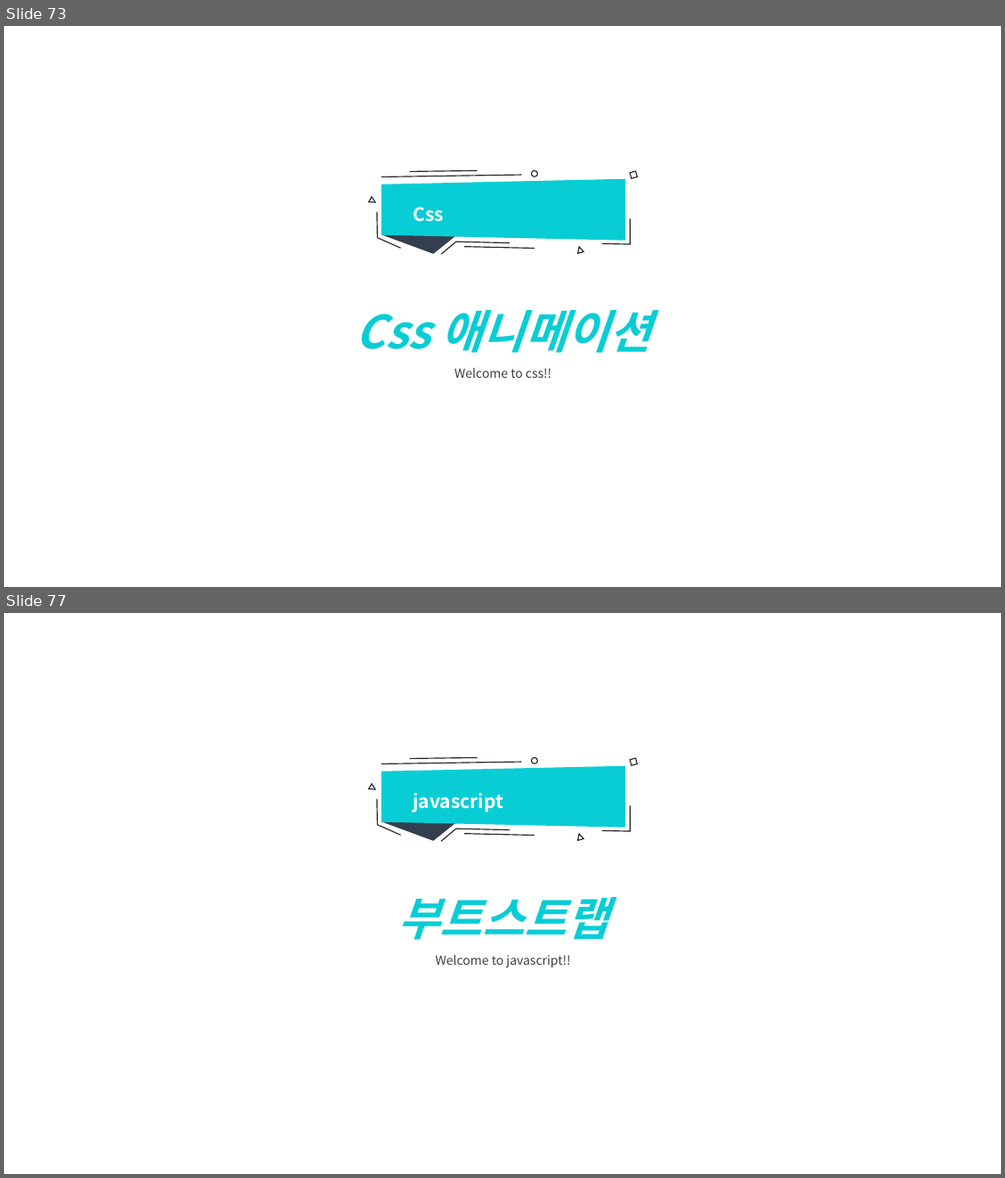
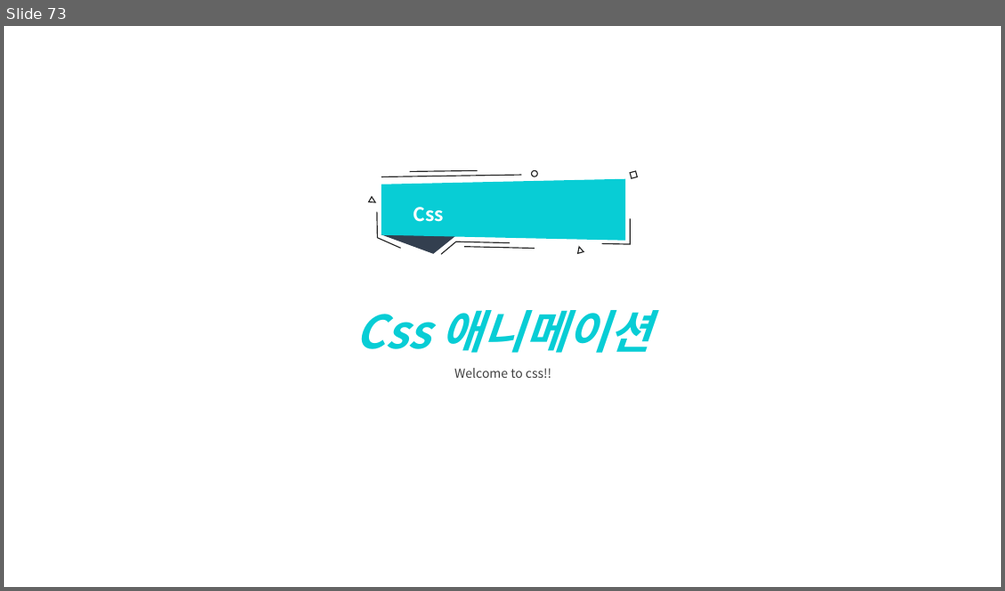
Before and after one commit to sumn-2020/lecture, a slide deck: 강의자료_v3.pptx. Shown one above the other, each under a label of ours: slides 73 and 77 before the commit, slide 73 after it; the slides between them are not shown. The pictures are 1005x1178 and 1005x591 pixels, drawn with LibreOffice and Linux fonts; fonts in the diff are those of the drawing. Boxes give left, top, right and bottom in pixels: in the first picture for what was removed or moved away, otherwise in the second. Text is boxed around its words. In the diff, an @@ line names an element or a change of style, - is before the commit and + after.

```diff
--- a/강의자료_v3.pptx
+++ b/강의자료_v3.pptx
@@ slide 77 removed at box(4, 613, 1001, 1174), background #FFFFFF @@
@@ group removed at box(369, 757, 638, 841): 3 triangles, 3 lines, 3 freeform shapes, 1 trapezoid, 1 ellipse, 1 rectangle @@
@@ text removed at box(413, 793, 503, 812) @@
-javascript
@@ text removed at box(398, 897, 608, 968) @@
-부트스트랩
-Welcome to javascript!!
```
Also in this commit, not shown: 2 other slides removed.
